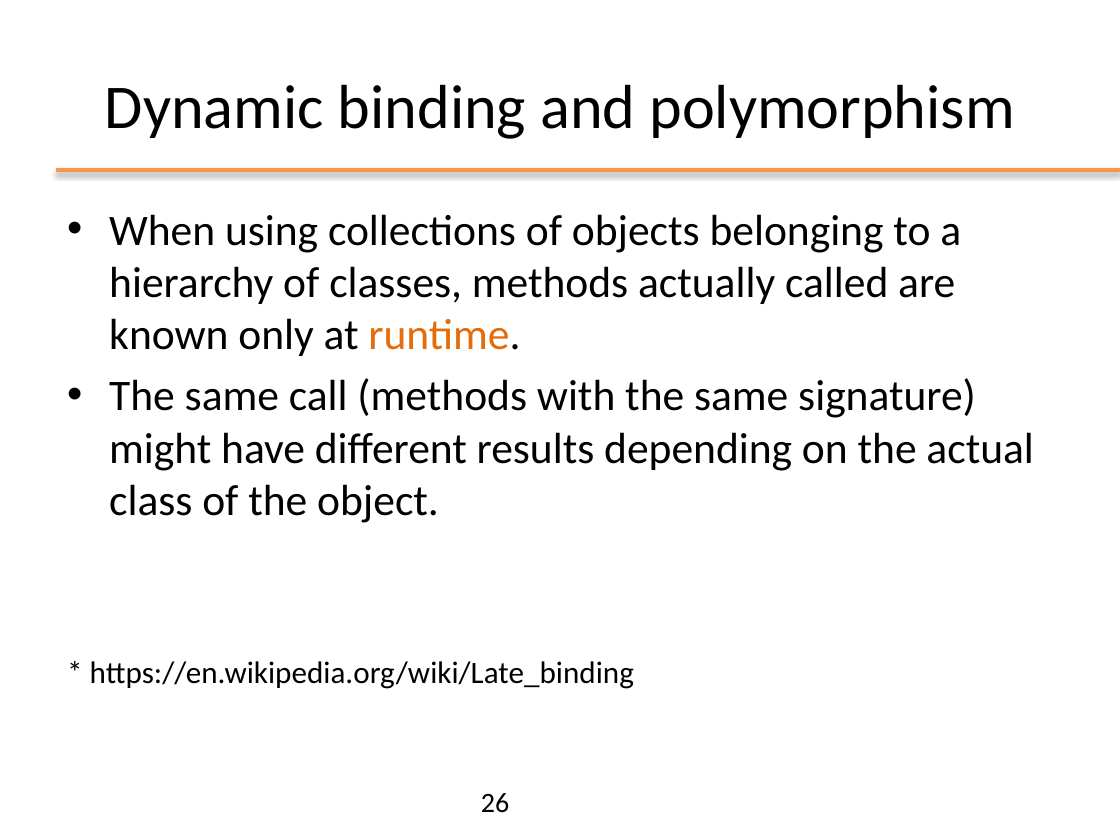
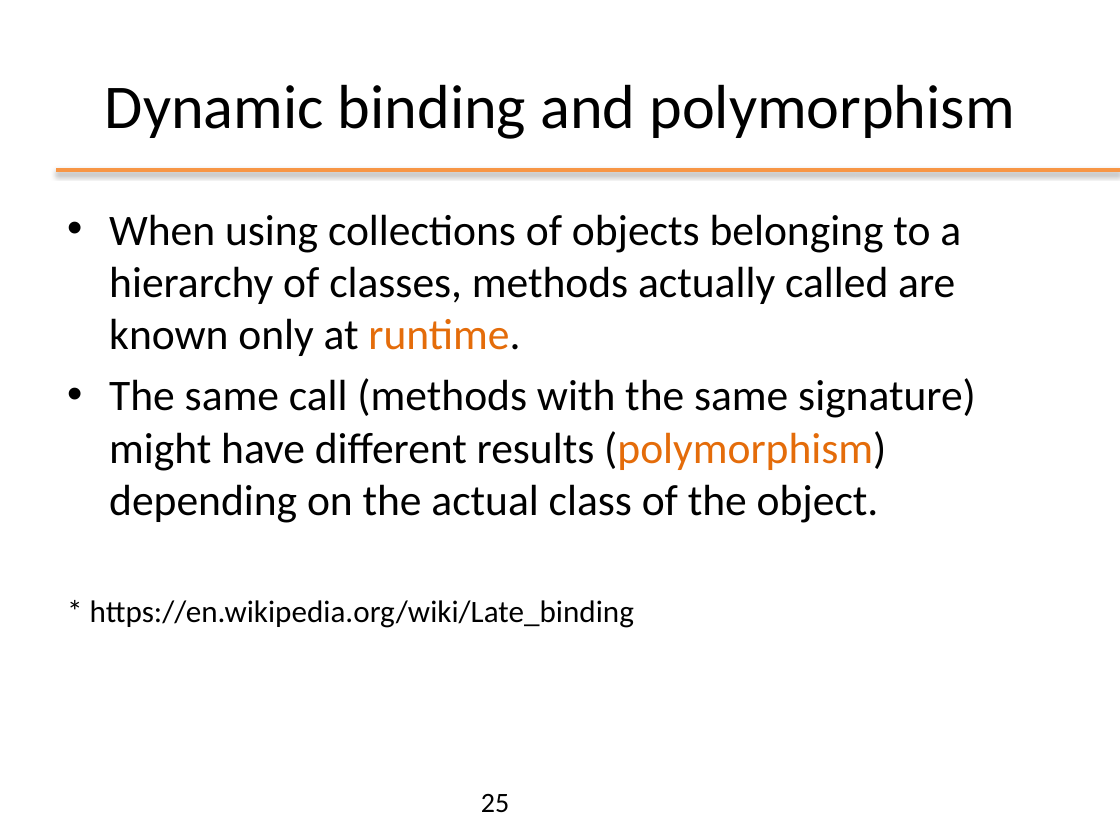
Before and after one commit to matt498/ooprogramming, a slide deck: slide 25 of slides/ppt/03_OOP_Inheritance.pptx (slide 26 before the commit). Drawn at 1120x840 pixels with LibreOffice and Linux fonts; fonts in the diff are those of the drawing; background and template pictures are left out. Boxes give left, top, right and bottom in pixels: in the first picture for what was removed or moved away, otherwise in the second. Text is boxed around its words. In the diff, an @@ line names an element or a change of style, - is before the commit and + after.

```diff
--- a/slides/ppt/03_OOP_Inheritance.pptx
+++ b/slides/ppt/03_OOP_Inheritance.pptx
@@ text at [109,378,976,523]: text changed @@
-• The same call (methods with the same signature) might have different results depending on the actual class of the object.
+• The same call (methods with the same signature) might have different results (polymorphism) depending on the actual class of the object.
@@ page number at [481,794,509,812]: text changed @@
-26
+25
```
Also in this commit, not shown: 25 other slides changed, 1 slide added, 1 slide removed, 6 other files.
